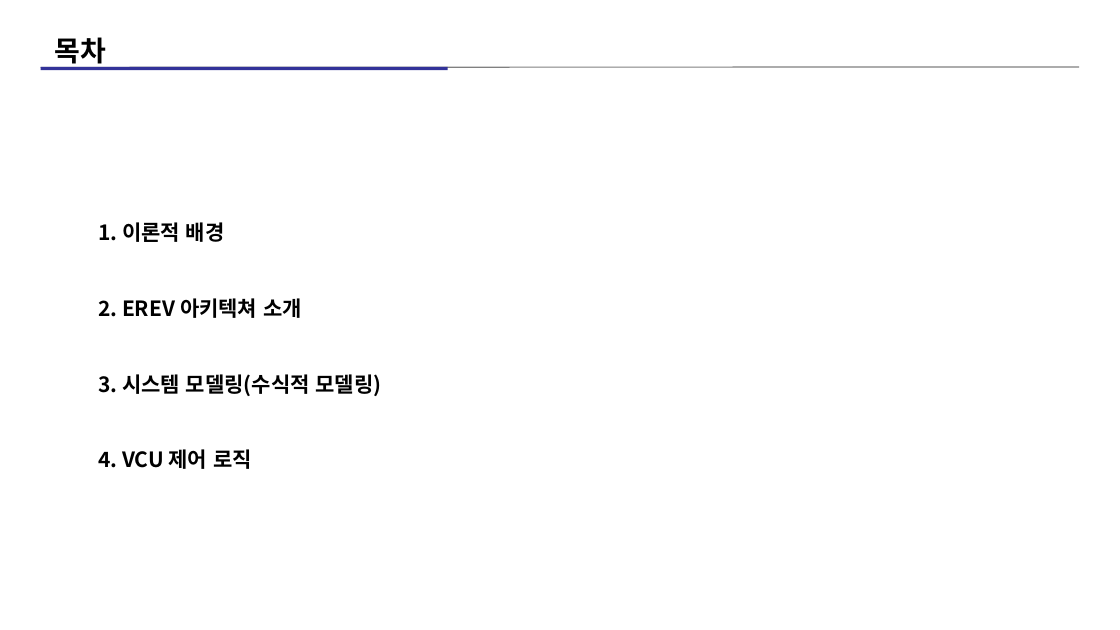
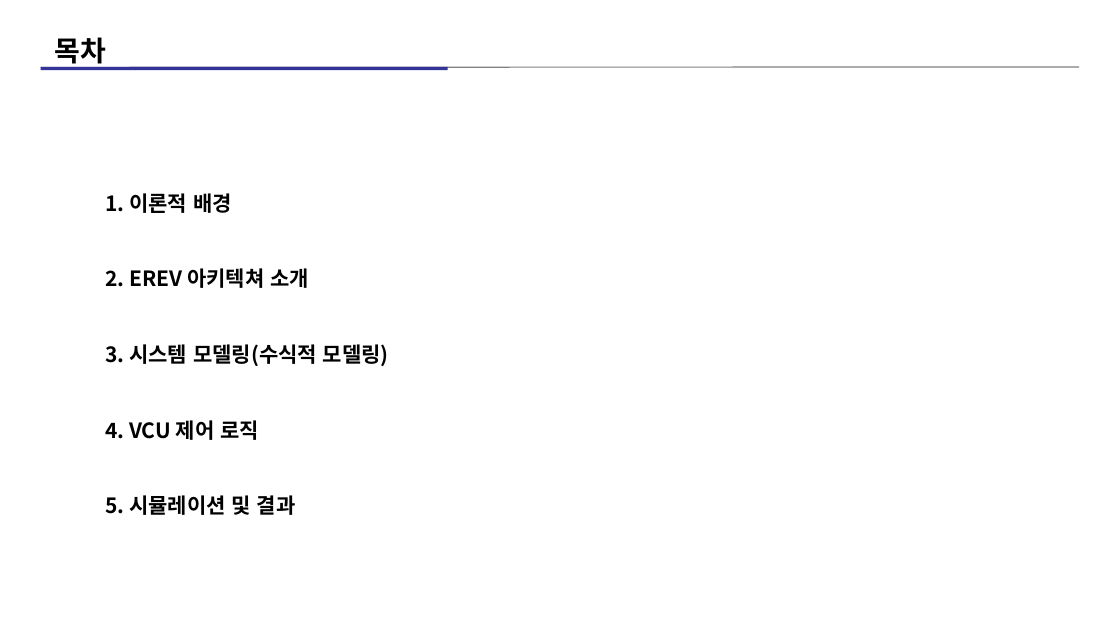
Before and after one commit to SinTax-sgu/EREV-RL-Control, a slide deck: slide 2 of report/EREV_모델링_자료.pptx.pptx. Drawn at 1120x630 pixels with LibreOffice and Linux fonts; fonts in the diff are those of the drawing. Boxes give left, top, right and bottom in pixels: in the first picture for what was removed or moved away, otherwise in the second. Text is boxed around its words. In the diff, an @@ line names an element or a change of style, - is before the commit and + after.

```diff
--- a/report/EREV_모델링_자료.pptx.pptx
+++ b/report/EREV_모델링_자료.pptx.pptx
@@ text "1. 이론적 배경": place and size @@
-text "1. 이론적 배경" at (98,222,382,469)
+text "1. 이론적 배경" at (105,193,389,515)
@@ text at (105,495,296,515): paragraph added @@
+5. 시뮬레이션 및 결과
```
Also in this commit, not shown: 13 other files.
